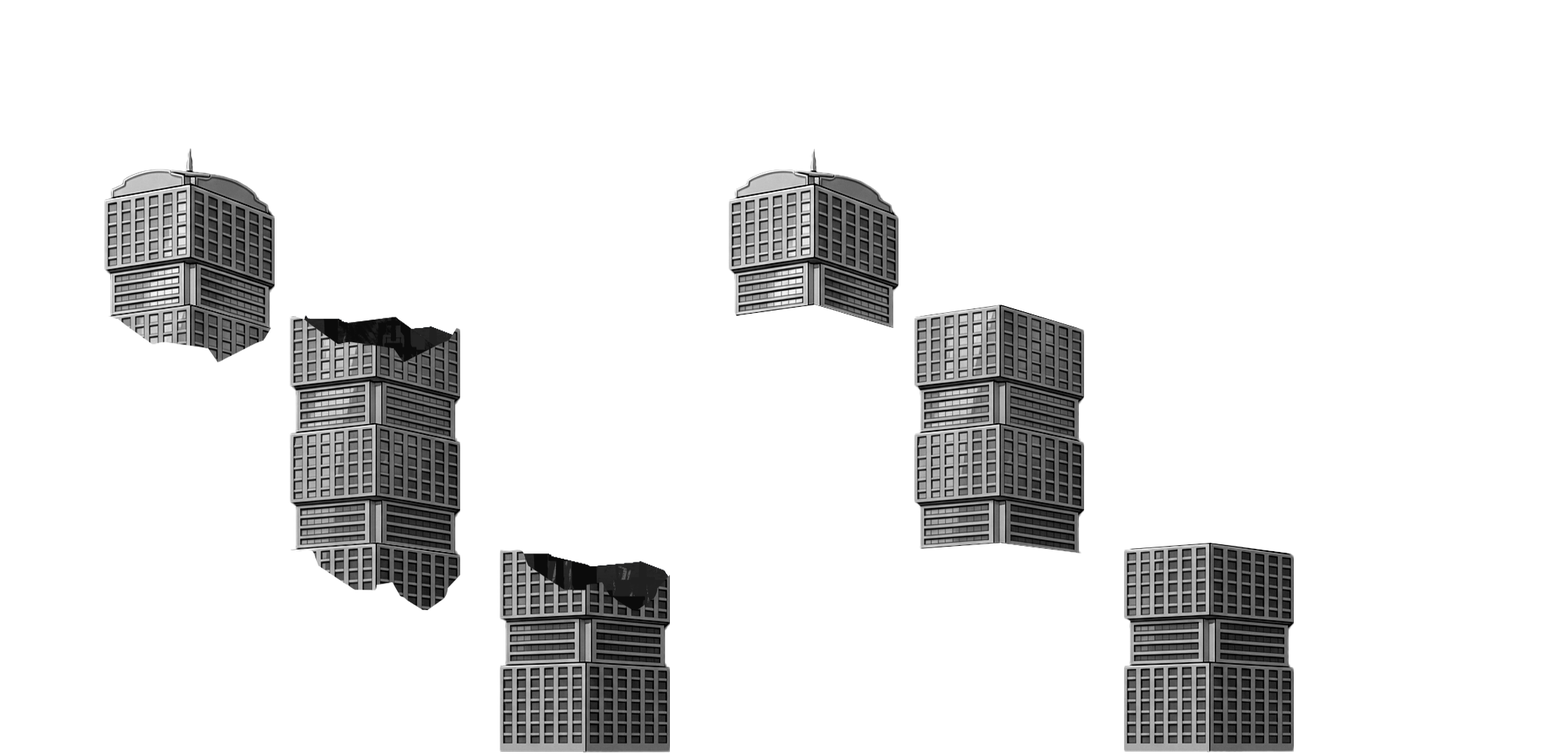
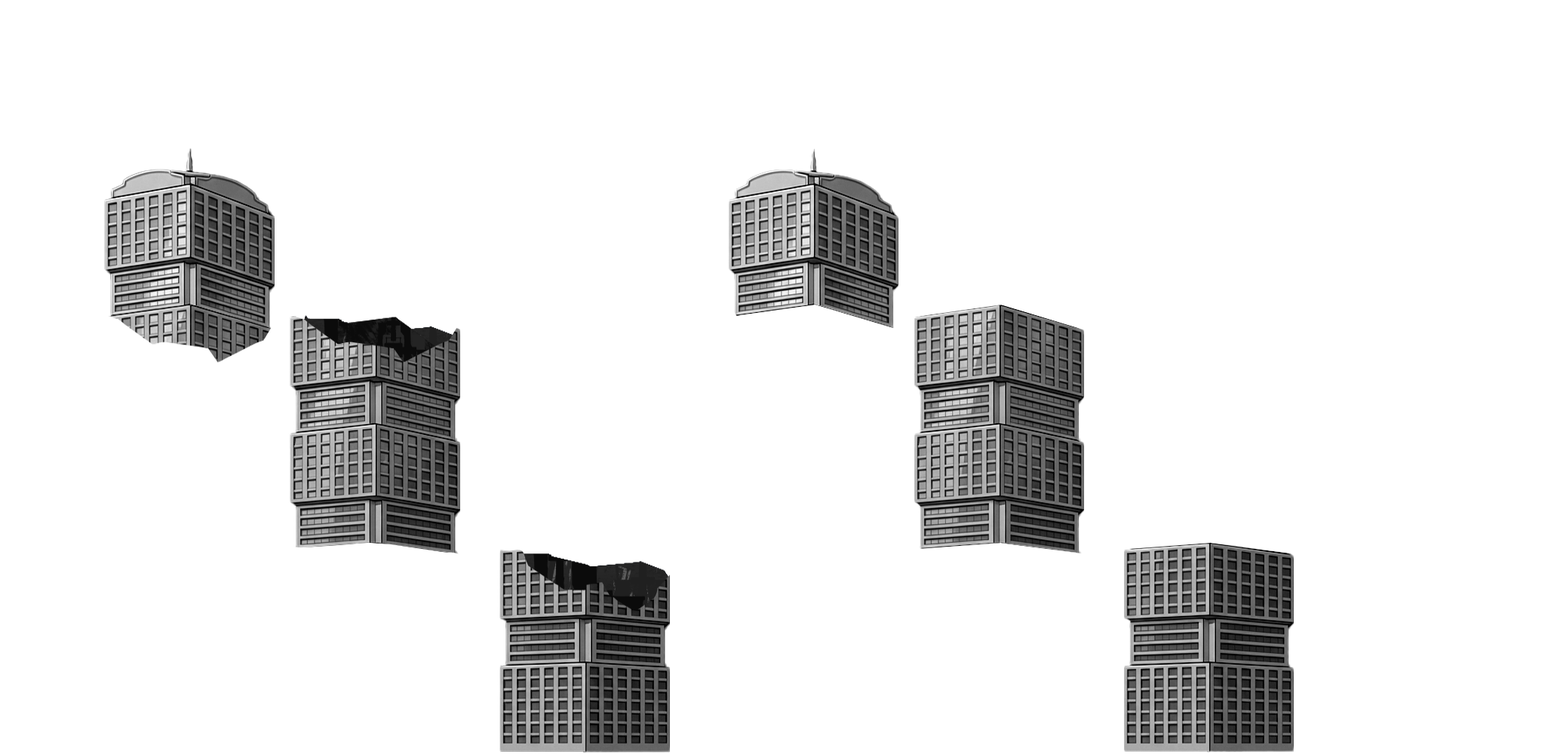
Comparing the layer stacks of the two 1545px x 754px images. Changes:
painted on "Layer 6 copy 2", masked it over [290, 542, 461, 611]
